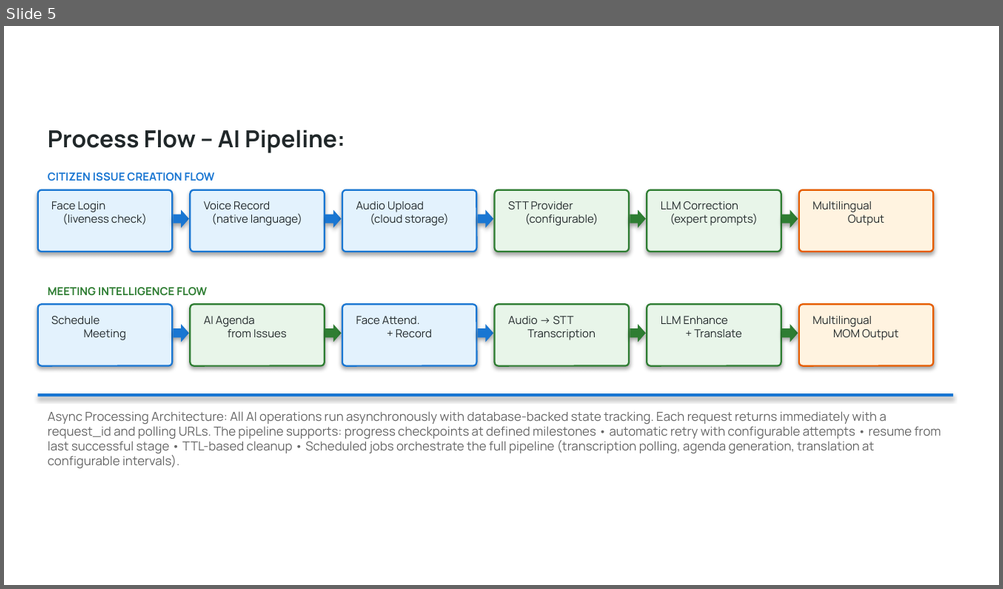
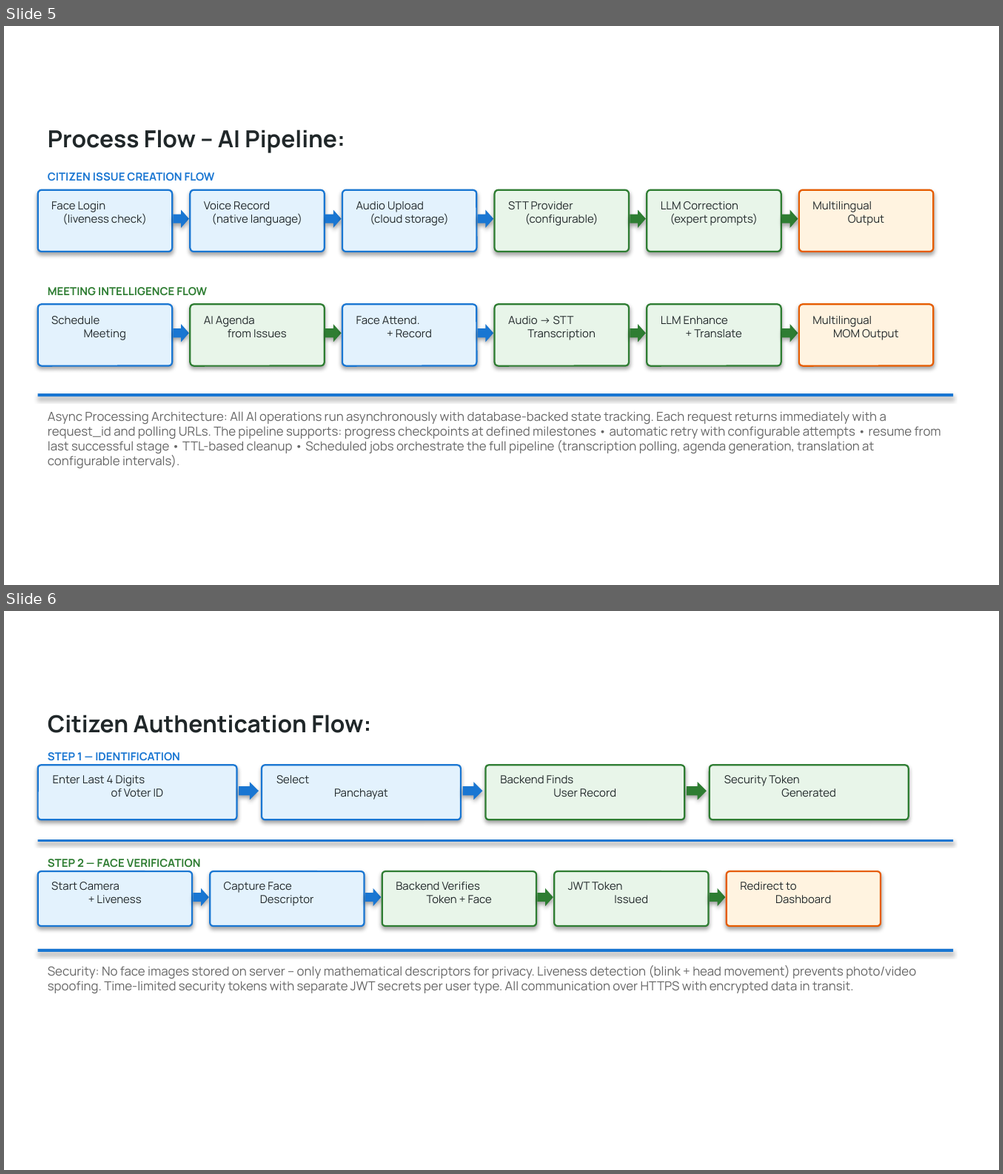
Before and after one commit to anshuljain90/ai4bharat-empowerpanchayat, a slide deck: eGramSabha_Hackathon_Submission.pptx. Shown one above the other, each under a label of ours: slide 5 before the commit, slides 5 and 6 after it. The pictures are 1003x589 and 1003x1174 pixels, drawn with LibreOffice and Linux fonts; fonts in the diff are those of the drawing; background and template pictures are left out. Boxes give left, top, right and bottom in pixels: in the first picture for what was removed or moved away, otherwise in the second. Text is boxed around its words. In the diff, an @@ line names an element or a change of style, - is before the commit and + after.

```diff
--- a/eGramSabha_Hackathon_Submission.pptx
+++ b/eGramSabha_Hackathon_Submission.pptx
@@ slide 6 added at (4,611,999,1170), background picture (left out) @@
@@ text added at (48,715,371,733), 17 pt, text #202729, bold @@
+Citizen Authentication Flow:
@@ rounded rectangle added at (38,765,236,820), fill #E3F2FD, outline #1976D2 1.2 pt @@
@@ text added at (48,752,180,761), 8 pt, text #1976D2, bold @@
+STEP 1 — IDENTIFICATION
@@ rounded rectangle added at (262,765,461,820), fill #E3F2FD, outline #1976D2 1.2 pt @@
@@ rounded rectangle added at (485,765,684,820), fill #E8F5E9, outline #2E7D32 1.2 pt @@
@@ rounded rectangle added at (709,765,908,820), fill #E8F5E9, outline #2E7D32 1.2 pt @@
@@ text added at (53,775,163,797), 8 pt, text #202729 @@
+Enter Last 4 Digits
+of Voter ID
@@ right arrow added at (239,782,259,800), fill #1976D2 @@
@@ text added at (276,775,388,800), 8 pt, text #202729 @@
+Select
+Panchayat
@@ right arrow added at (463,782,482,800), fill #1976D2 @@
@@ text added at (500,775,616,797), 8 pt, text #202729 @@
+Backend Finds
+User Record
@@ right arrow added at (686,782,706,800), fill #2E7D32 @@
@@ text added at (724,775,835,797), 8 pt, text #202729 @@
+Security Token
+Generated
@@ rectangle added at (38,840,953,842), fill #1976D2 @@
@@ rounded rectangle added at (38,871,192,926), fill #E3F2FD, outline #1976D2 1.2 pt @@
@@ text added at (48,859,201,867), 8 pt, text #2E7D32, bold @@
+STEP 2 — FACE VERIFICATION
@@ rounded rectangle added at (210,871,364,926), fill #E3F2FD, outline #1976D2 1.2 pt @@
@@ rounded rectangle added at (382,871,536,926), fill #E8F5E9, outline #2E7D32 1.2 pt @@
@@ rounded rectangle added at (554,871,708,926), fill #E8F5E9, outline #2E7D32 1.2 pt @@
@@ rounded rectangle added at (726,871,880,926), fill #FFF3E0, outline #E65C00 1.2 pt @@
@@ text added at (51,882,141,903), 8 pt, text #202729 @@
+Start Camera
++ Liveness
@@ right arrow added at (193,889,209,906), fill #1976D2 @@
@@ text added at (224,882,314,906), 8 pt, text #202729 @@
+Capture Face
+Descriptor
@@ right arrow added at (365,889,381,906), fill #1976D2 @@
@@ text added at (395,882,492,903), 8 pt, text #202729 @@
+Backend Verifies
+Token + Face
@@ right arrow added at (537,889,553,906), fill #2E7D32 @@
@@ text added at (568,882,648,903), 8 pt, text #202729 @@
+JWT Token
+Issued
@@ right arrow added at (709,889,725,906), fill #2E7D32 @@
@@ text added at (740,882,831,904), 8 pt, text #202729 @@
+Redirect to
+Dashboard
@@ rectangle added at (38,949,953,952), fill #1976D2 @@
@@ text added at (48,965,916,994), 9 pt, text #666666 @@
+Security: No face images stored on server -- only mathematical descriptors for privacy. Liveness detection (blink + head movement) prevents photo/video spoofing. Time-limited security tokens with separate JWT secrets per user type. All communication over HTTPS with encrypted data in transit.
```
Also in this commit, not shown: 3 slides changed, 2 other slides added.
